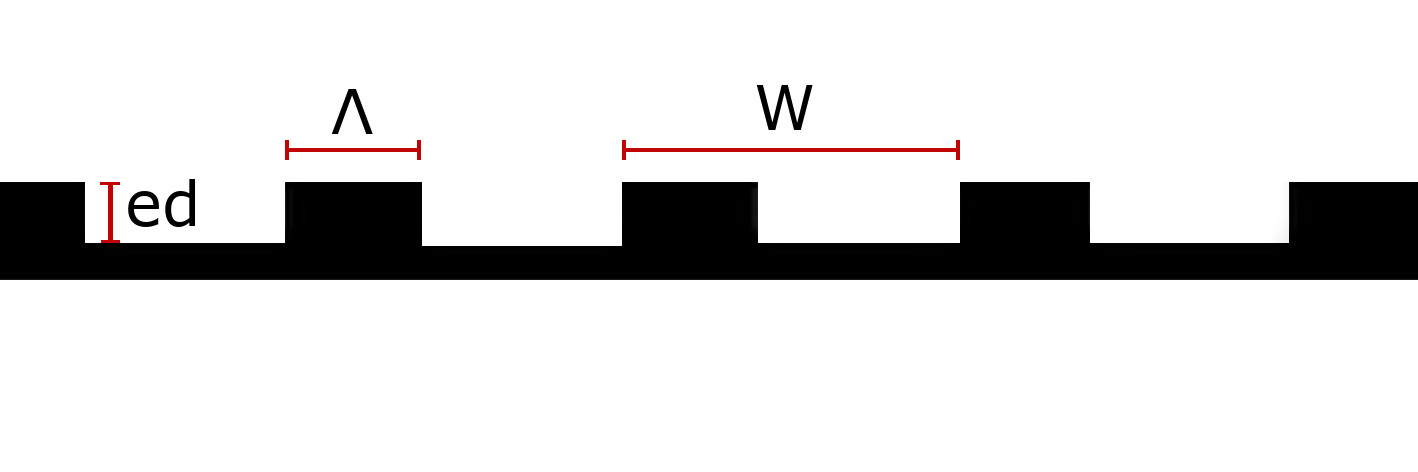
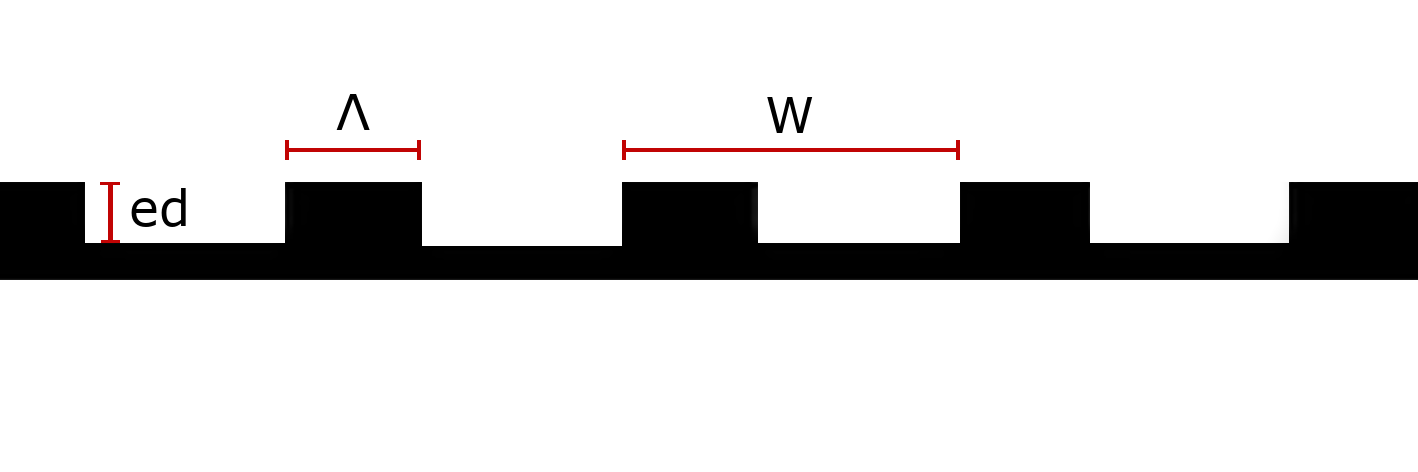
Layers edited between the first and the second 1418px x 472px image:
painted on "W" over [756, 85, 813, 133]
painted on "Λ" over [331, 89, 373, 134]
painted on "ed" over [128, 179, 196, 227]
